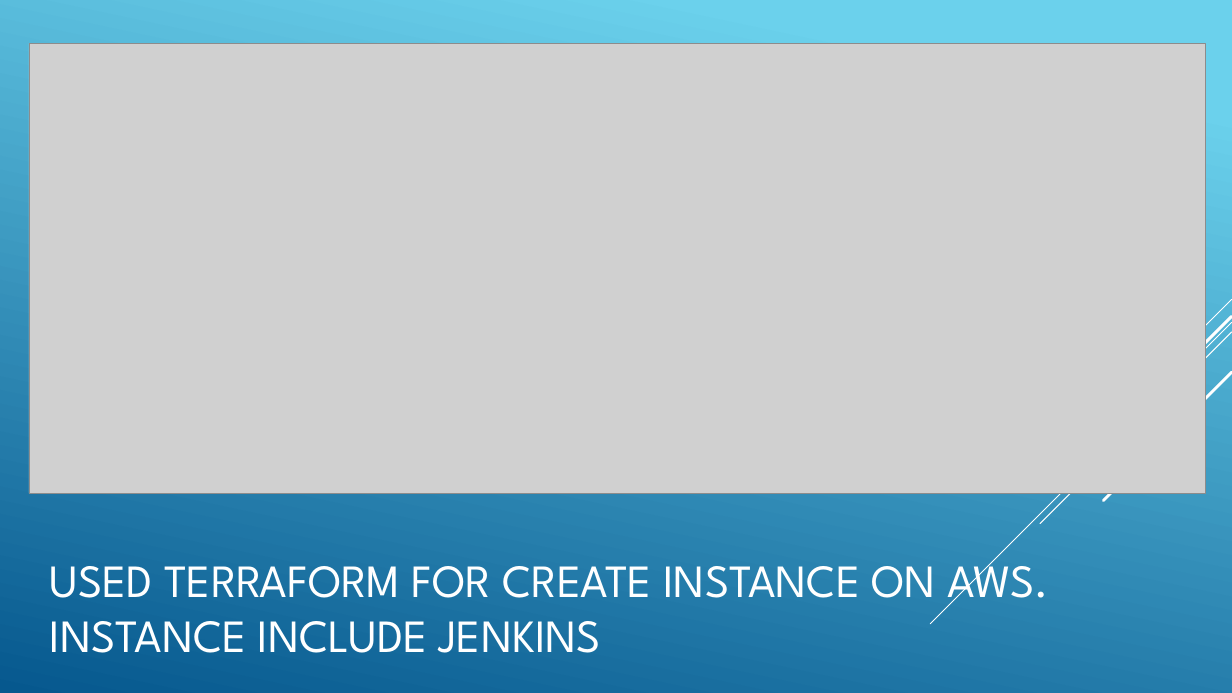
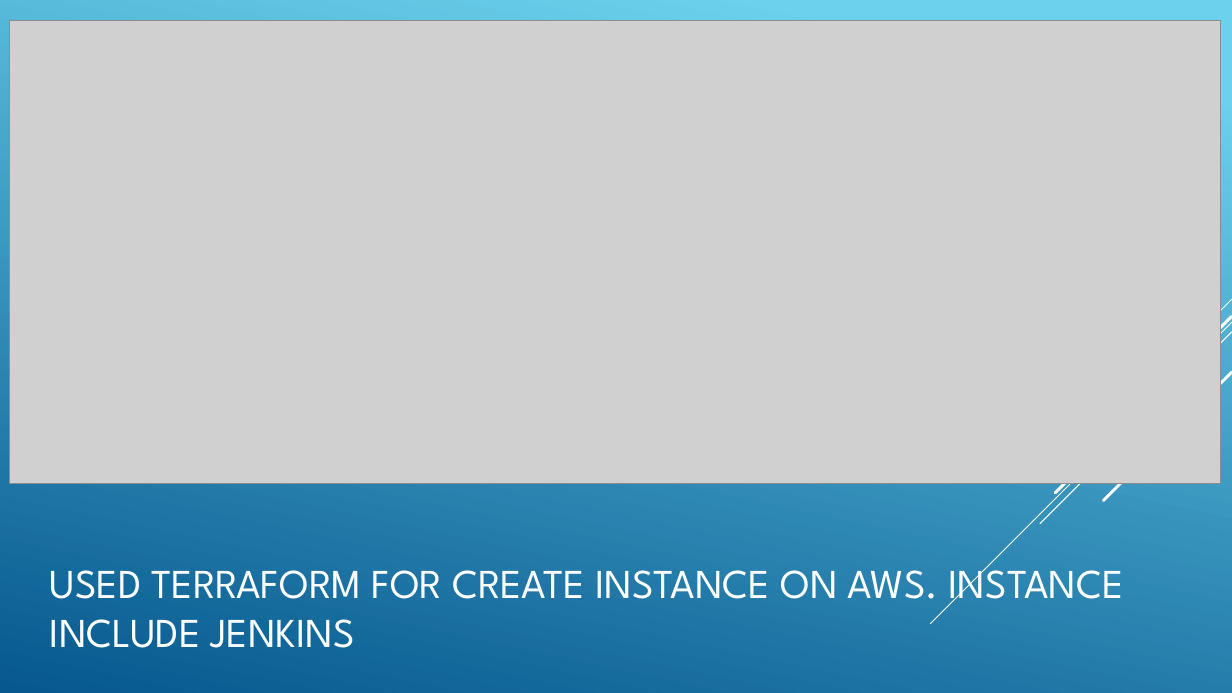
Before and after one commit to MarchenkoOlexandr/DevOps_online_Vinnitsja_2021Q4, a slide deck: slide 7 of m1/task13.1/DEPLOY TELEGRAMM BOT.pptx (slide 6 before the commit). Drawn at 1232x693 pixels with LibreOffice and Linux fonts; fonts in the diff are those of the drawing; grey boxes stand for pictures. Boxes give left, top, right and bottom in pixels: in the first picture for what was removed or moved away, otherwise in the second. Text is boxed around its words. In the diff, an @@ line names an element or a change of style, - is before the commit and + after.

```diff
--- a/m1/task13.1/DEPLOY TELEGRAMM BOT.pptx
+++ b/m1/task13.1/DEPLOY TELEGRAMM BOT.pptx
@@ picture: place and size @@
-picture at (29,43,1205,494)
+picture at (10,20,1221,483)
@@ title "USED TERRAFORM FOR CREATE INSTANCE ..." at (50,557,1124,648): size 36 to 32 pt @@
```
Also in this commit, not shown: 9 other slides changed, 2 slides added, 13 other files.
